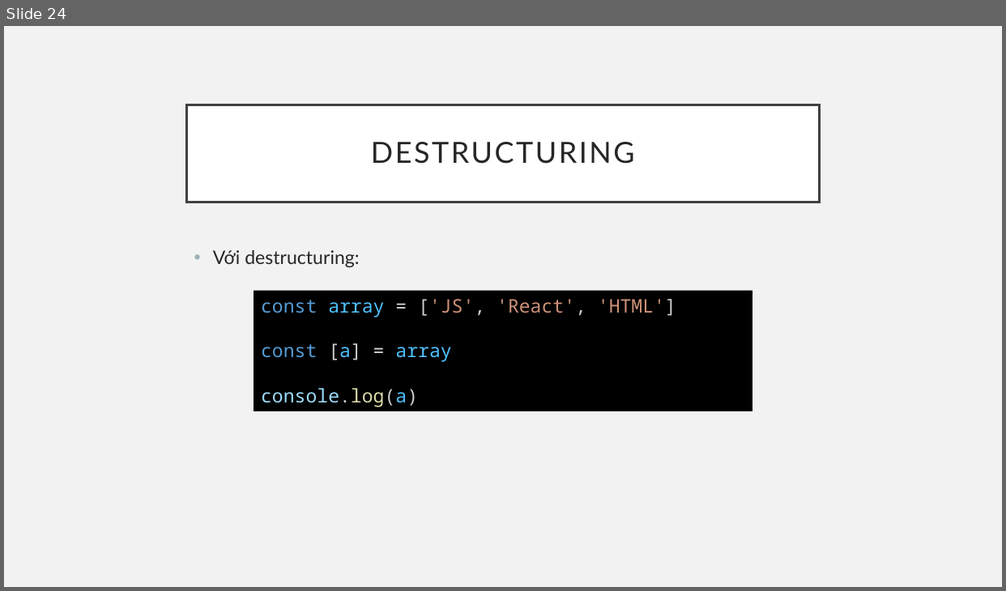
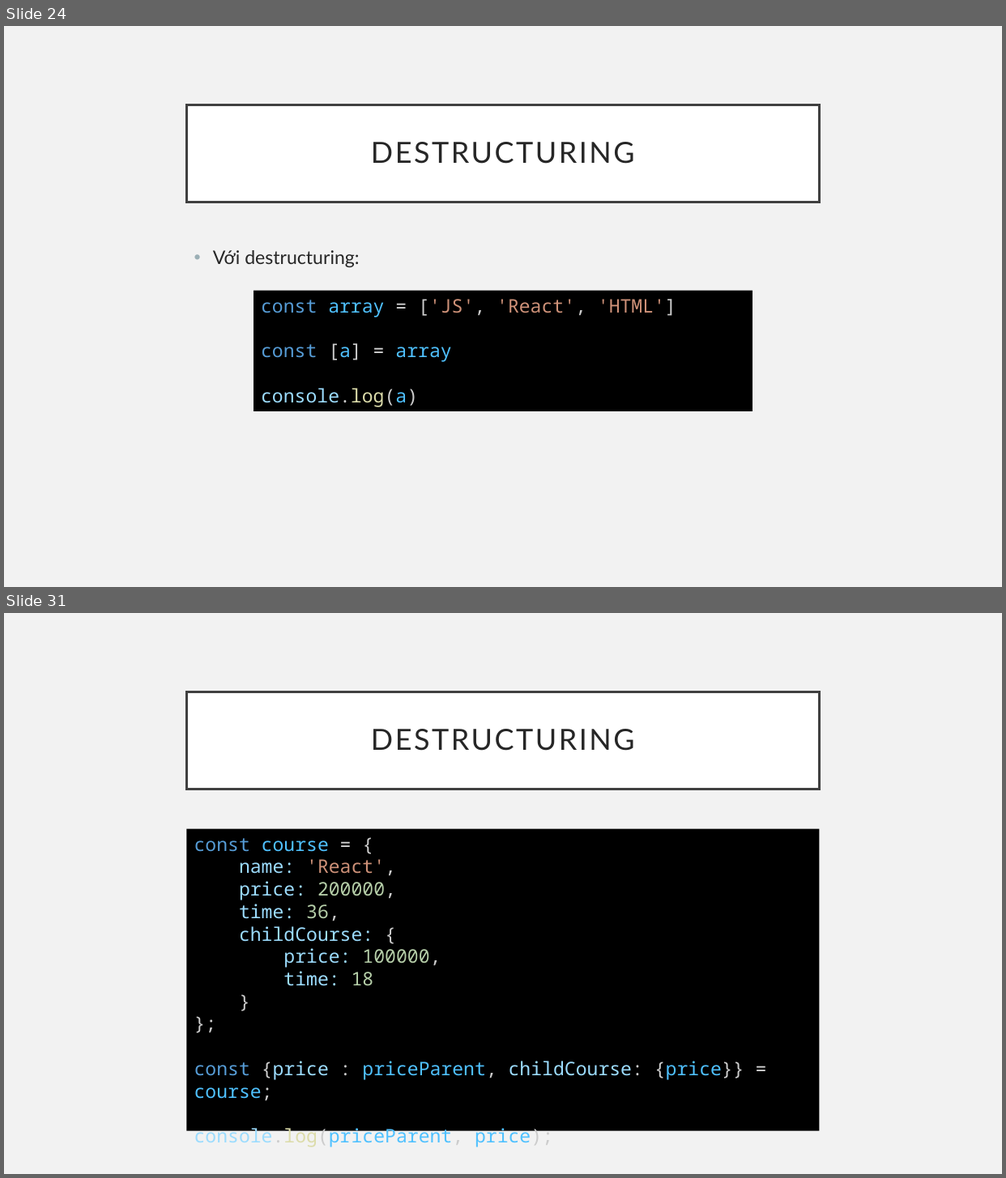
Before and after one commit to sobbingwind/React, a slide deck: ES6_2.pptx. Shown one above the other, each under a label of ours: slide 24 before the commit, slides 24 and 31 after it; the slides between them are not shown. The pictures are 1006x591 and 1006x1178 pixels, drawn with LibreOffice and Linux fonts; fonts in the diff are those of the drawing. Boxes give left, top, right and bottom in pixels: in the first picture for what was removed or moved away, otherwise in the second. Text is boxed around its words. In the diff, an @@ line names an element or a change of style, - is before the commit and + after.

```diff
--- a/ES6_2.pptx
+++ b/ES6_2.pptx
@@ slide 31 added at bbox=[4, 613, 1002, 1174], background #F2F2F2 @@
@@ title added at bbox=[187, 692, 819, 789], fill #FFFFFF, outline #404040 2.5 pt, 28 pt, text #262626 @@
+DESTRUCTURING
@@ rectangle added at bbox=[187, 828, 819, 1131], fill #000000, 18 pt, text #9CDCFE @@
+const course = {
+name: 'React',
+price: 200000,
+time: 36,
+childCourse: {
+price: 100000,
+time: 18
+}
+};
+const {price : priceParent, childCourse: {price}} = course;
+console.log(priceParent, price);
```
Also in this commit, not shown: 47 other slides added.
